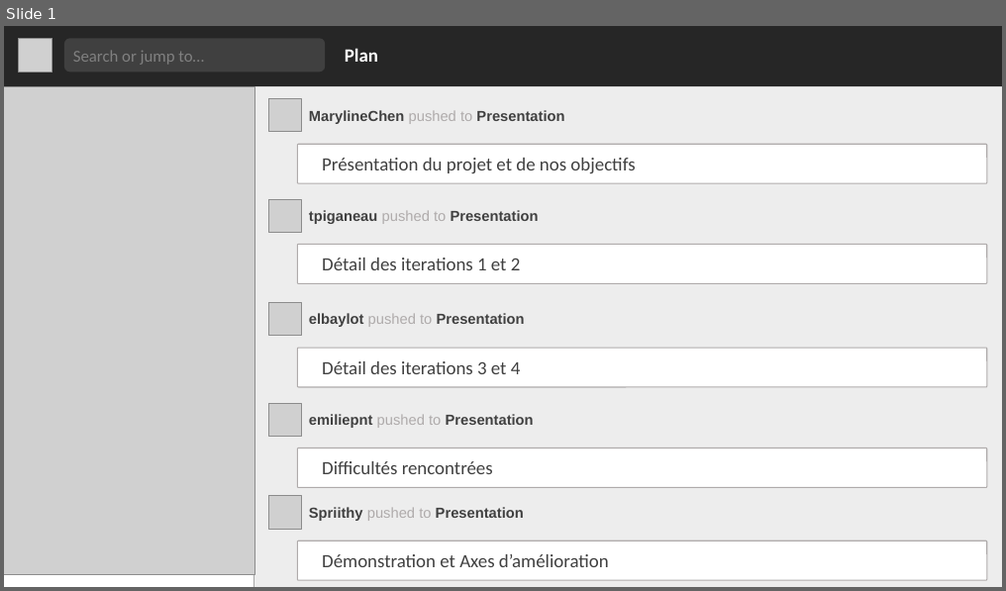
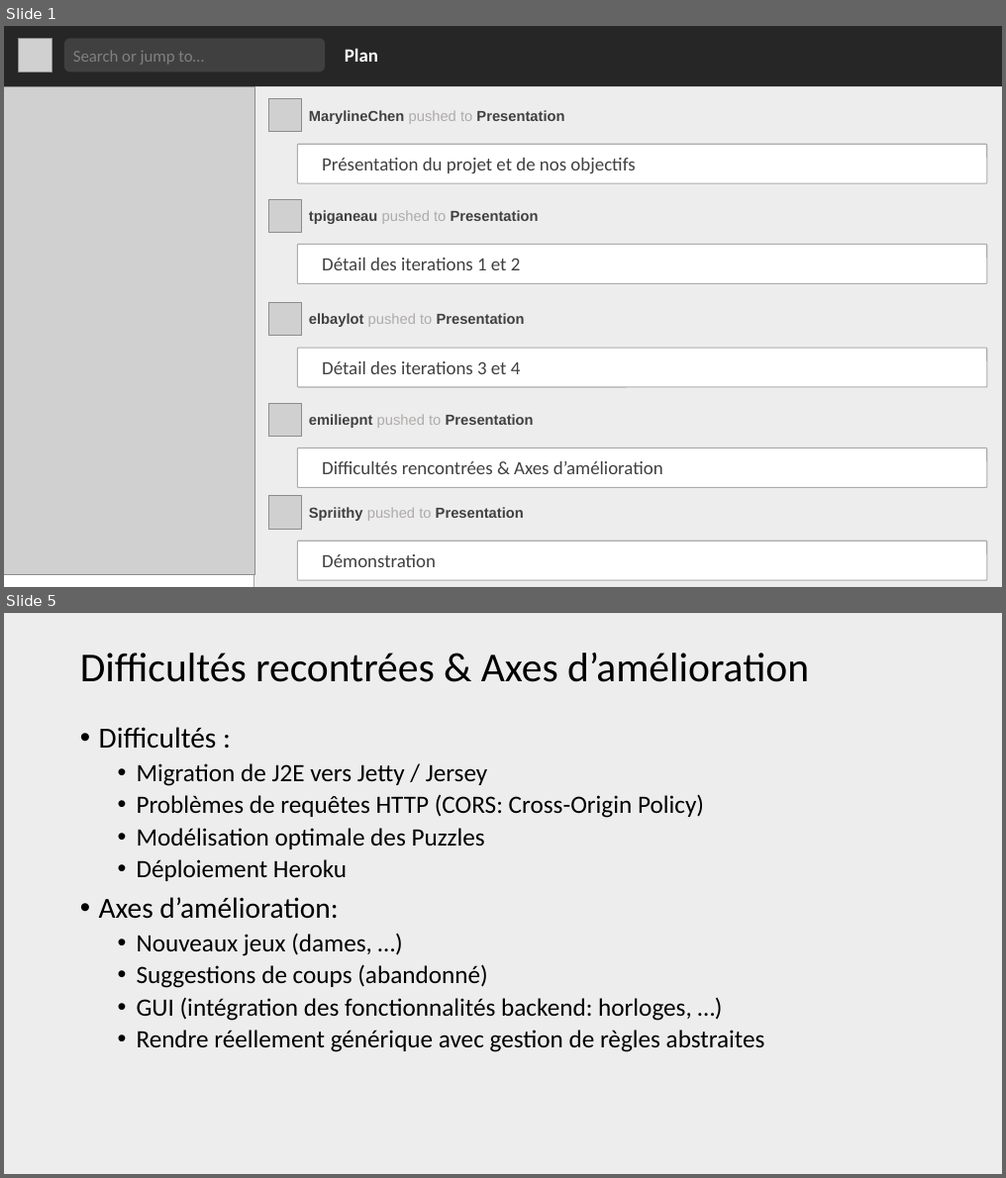
Before and after one commit to oliviercailloux/Assisted-Board-Games, a slide deck: Doc/Présentation 2019.pptx. Shown one above the other, each under a label of ours: slide 1 before the commit, slides 1 and 5 after it; the slides between them are not shown. The pictures are 1006x591 and 1006x1178 pixels, drawn with LibreOffice and Linux fonts; fonts in the diff are those of the drawing; grey boxes stand for pictures. Boxes give left, top, right and bottom in pixels: in the first picture for what was removed or moved away, otherwise in the second. Text is boxed around its words. In the diff, an @@ line names an element or a change of style, - is before the commit and + after.

```diff
--- a/Doc/Présentation 2019.pptx
+++ b/Doc/Présentation 2019.pptx
@@ slide 5 added at (x1=4, y1=613, x2=1002, y2=1174), background #EDEDED @@
@@ title added at (x1=80, y1=653, x2=809, y2=682), 39.6 pt, text #000000 @@
+Difficultés recontrées & Axes d’amélioration
@@ text added at (x1=99, y1=727, x2=765, y2=1053), 24 pt, text #000000 @@
+• Difficultés :
+  • Migration de J2E vers Jetty / Jersey
+  • Problèmes de requêtes HTTP (CORS: Cross-Origin Policy)
+  • Modélisation optimale des Puzzles
+  • Déploiement Heroku
+• Axes d’amélioration:
+  • Nouveaux jeux (dames, …)
+  • Suggestions de coups (abandonné)
+  • GUI (intégration des fonctionnalités backend: horloges, …)
+  • Rendre réellement générique avec gestion de règles abstraites
@@ slide 1 changed as well @@
@@ text in rounded rectangle at (x1=322, y1=462, x2=663, y2=474): text changed @@
-Difficultés rencontrées
+Difficultés rencontrées & Axes d’amélioration
@@ text in rounded rectangle at (x1=322, y1=555, x2=436, y2=568): text changed @@
-Démonstration et Axes d’amélioration
+Démonstration
```
Also in this commit, not shown: 4 other slides added.
